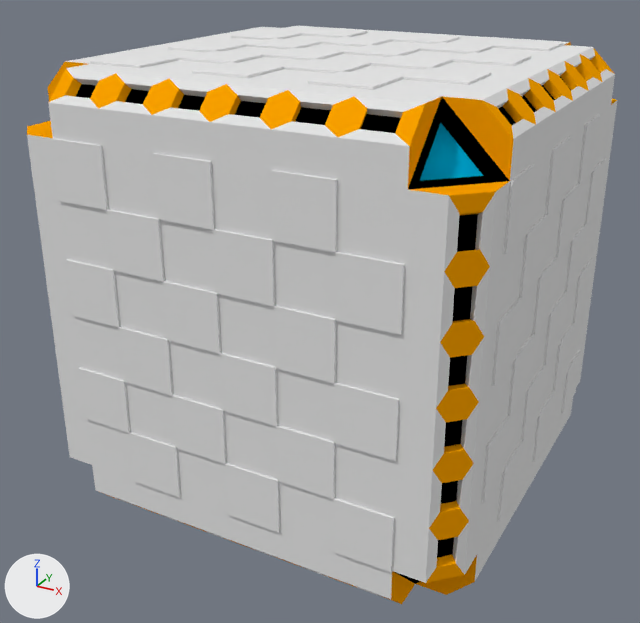
The Blender file Assets/Models/Items/companion cube.blend, before and after one commit.
Both versions are drawn from a camera (50 mm lens) standing at (0.891, -0.325, 1.531) and looking at (0.429, 0.514, 1.111). Arrows for +X, +Y and +Z are at lower left; the lights stay in place.
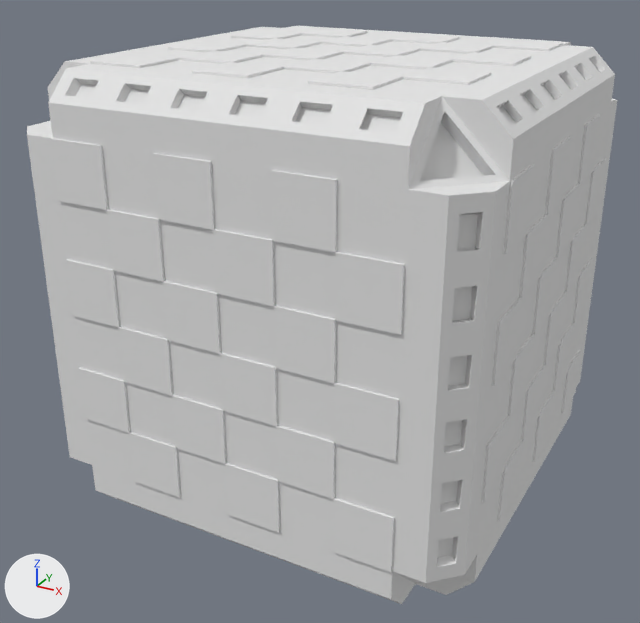
The newer file is also turned or shifted as a whole; pictures and numbers use the older file's frame.

What the commit changed:
me_cube has 1636 vertices, 1913 faces and spans x -1.01..1.01, y -1.01..1.01, z -1.01..1.01.
me_cube is used by ob_cube; location (0.442, 0.543, 1.155); scale (0.247, 0.247, 0.247).
me_cube part 1: all 8 faces that had it switch from mat_material_001 (cyan #00bff0) to mat_material (white #e7e7e7).
me_cube part 2: all 314 faces that had it switch from mat_material_002 (orange #ffa500) to mat_material (white #e7e7e7).
me_cube part 3: all 120 faces that had it switch from mat_material_003 (black #000000) to mat_material (white #e7e7e7).

Changed parts and their boxes (x1, y1, x2, y2) in the pictures (640 x 623 px):
part 1 of me_cube, recoloured (cyan to white): (420, 123, 483, 181) in both
part 2 of me_cube, recoloured (orange to white): (27, 42, 617, 604) in both
part 3 of me_cube, recoloured (black to white): (75, 77, 571, 584) in both
